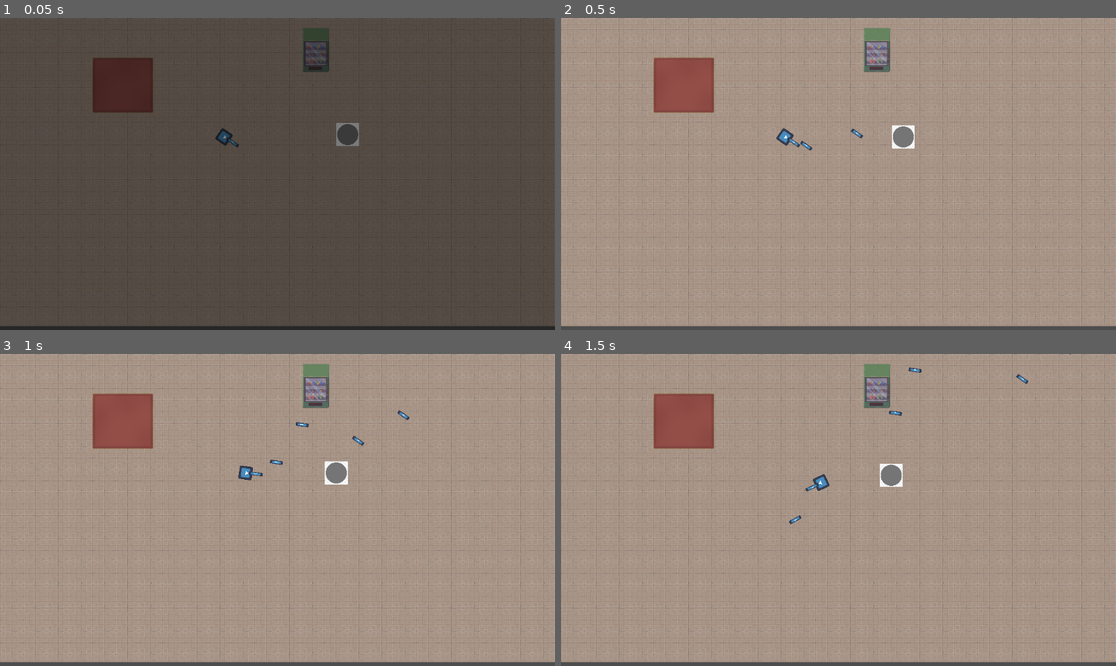
Above: before the commit, frames 1-4 (two rows, left to right).
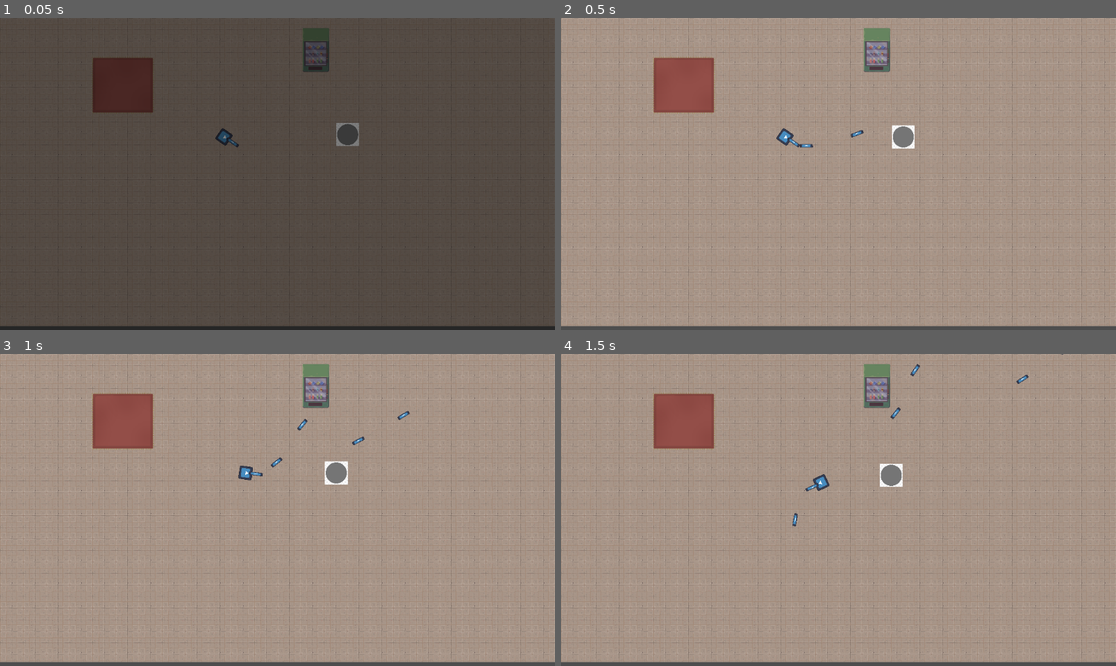
Above: after the commit, the same moments.

Repository: Sylvvs/CoopPuzzle
Game: Godot game, scene res://scenes/logic/scene_handler.tscn
Same seed, same stepped clock (60 frames per second), same inputs: the game is played once before the commit and once after it. The engine's default icon, where the game draws it, is replaced by a stand-in: a white triangle on a blue panel in a dark square.
Inputs (mouse positions are in pixels of both pictures, inside the frame that each line leads up to):
- Up to frame 1 (0.05 s): no input
- Up to frame 2 (0.5 s): no input
- Up to frame 3 (1 s): move the mouse to (399, 494) at 0.52 s; hold D (right) from 0.53 s (still down); hold E (interact) from 0.53 s (still down)
- Up to frame 4 (1.5 s): move the mouse to (727, 525) at 1.27 s; release D (right) at 1.28 s; release E (interact) at 1.28 s; hold S (down) from 1.28 s (still down); tap Space (shoot) at 1.35 s

Frame 1 is identical in both runs. In frame 2, less than 0.1% of the frame differs, in the area x 43-55%, y 35-43%; in frame 3, 0.2%; in frame 4, 0.2%, in the area x 41-92%, y 0-56%.

Commit message:
jdseveyrtign worksssssssdajkfdsk

Diff:
--- a/scripts/bullet.gd
+++ b/scripts/bullet.gd
@@ -1,7 +1,6 @@
 extends Area2D
 
 var FUNCT: Callable
-var derivative: Callable
 var speed := 5.0
 var lifetime := 5.0
 var damage = 5
@@ -12,9 +11,11 @@
 
 var total_length := 0.0
 var init_pos
+var init_rot
 
 func _ready() -> void:
 	init_pos = position;
+	rotation = init_rot
 	if FUNCT.is_valid():
 		_precompute_arc_length()
 
@@ -44,7 +45,15 @@
 	var x := _get_x_from_arc(distance)
 	var y = FUNCT.call(x)
 
-	position = init_pos+ Vector2(x * 100, -y * 100).rotated(rotation)
+	var epsilon := 0.01
+	var dy = FUNCT.call(x + epsilon) - FUNCT.call(x - epsilon)
+	var dx = 2.0 * epsilon
+	var slope = dy / dx
+
+	var angle := atan2(-slope, 1.0)
+	rotation = init_rot+angle
+
+	position = init_pos+ Vector2(x * 100, -y * 100).rotated(init_rot)
 
 
 	if elapsed_time > lifetime:
@@ -74,6 +83,5 @@
 
 func _on_body_entered(body: Node2D) -> void:
 	if body.is_in_group('enemies'):
-		print('hello')
 		body.health -= damage
 		pierce -= 1
--- a/scripts/gun.gd
+++ b/scripts/gun.gd
@@ -18,5 +18,5 @@
 	var new_bullet = BULLET.instantiate()
 	new_bullet.FUNCT = Callable(self, "f")
 	new_bullet.position = get_parent().position+Vector2(25,0).rotated(get_parent().rotation)
-	new_bullet.rotation = get_parent().rotation
+	new_bullet.init_rot = get_parent().rotation
 	get_parent().get_parent().add_child(new_bullet)
